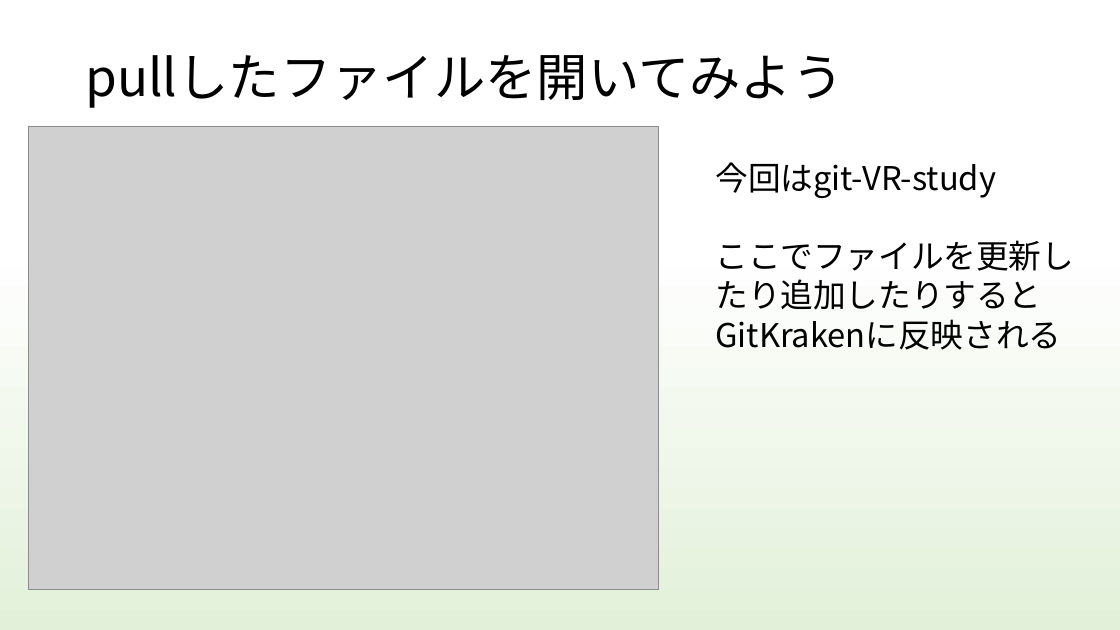
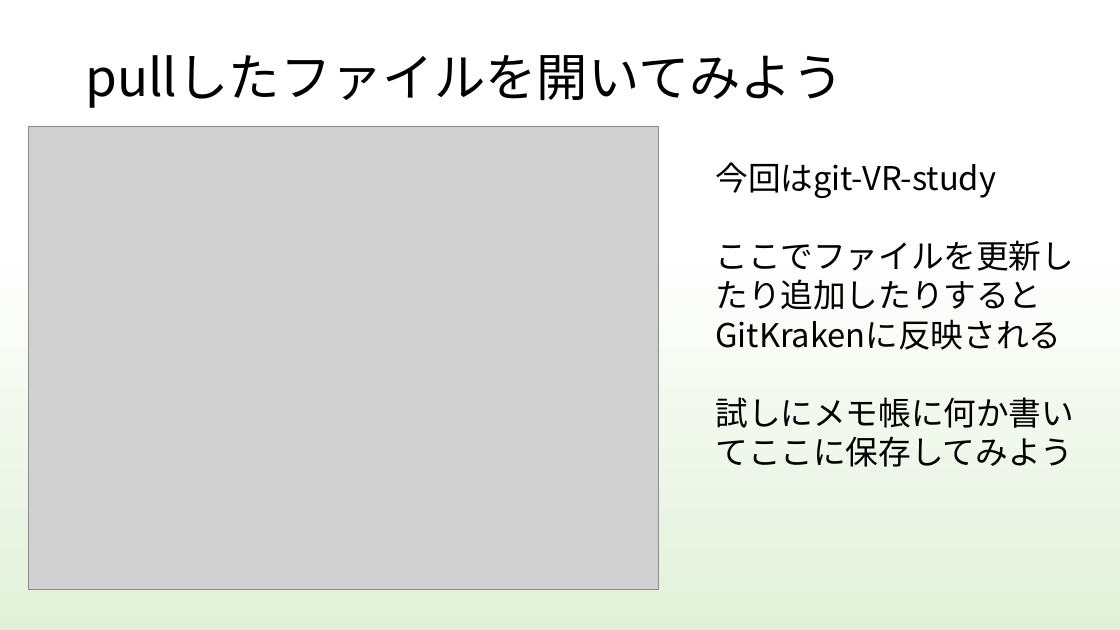
Before and after one commit to kiesproject/git-VR-study, a slide deck: slide 11 of 勉強会資料/H30VRStudy_Document/git_study.pptx. Drawn at 1120x630 pixels with LibreOffice and Linux fonts; fonts in the diff are those of the drawing; grey boxes stand for pictures. Boxes give left, top, right and bottom in pixels: in the first picture for what was removed or moved away, otherwise in the second. Text is boxed around its words. In the diff, an @@ line names an element or a change of style, - is before the commit and + after.

Commit message:
gitの勉強資料を更新しました

```diff
--- a/勉強会資料/H30VRStudy_Document/git_study.pptx
+++ b/勉強会資料/H30VRStudy_Document/git_study.pptx
@@ text at bbox=[715, 397, 1074, 467]: paragraph added @@
+試しにメモ帳に何か書いてここに保存してみよう
```
Also in this commit, not shown: 1 other slide changed, 6 slides added, 1 slide removed.
